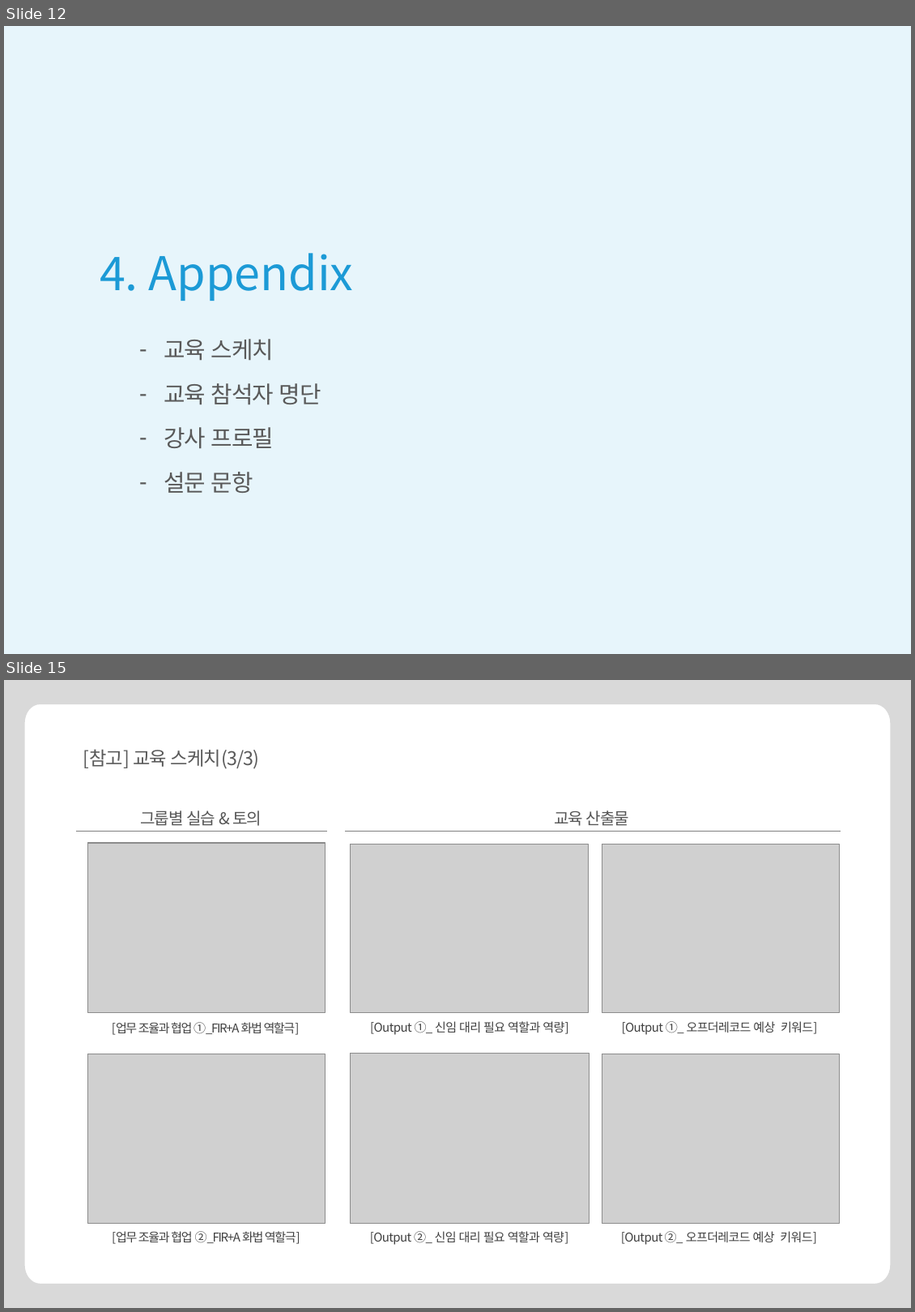
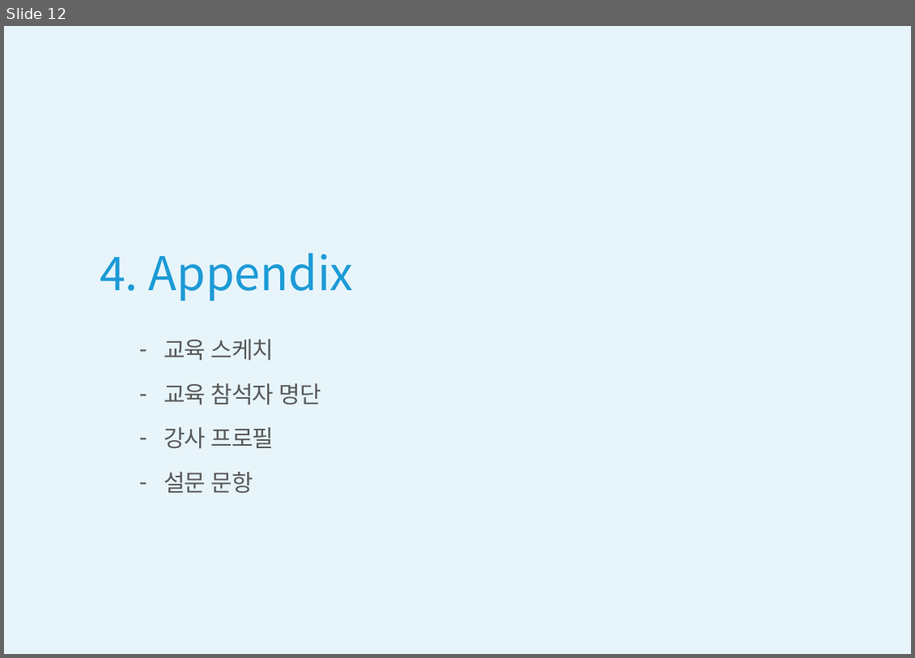
Before and after one commit to qkrtlwls123-a11y/Lam-automation, a slide deck: kai-template.pptx. Shown one above the other, each under a label of ours: slides 12 and 15 before the commit, slide 12 after it; the slides between them are not shown. The pictures are 915x1312 and 915x658 pixels, drawn with LibreOffice and Linux fonts; fonts in the diff are those of the drawing; grey boxes stand for pictures. Boxes give left, top, right and bottom in pixels: in the first picture for what was removed or moved away, otherwise in the second. Text is boxed around its words. In the diff, an @@ line names an element or a change of style, - is before the commit and + after.

```diff
--- a/kai-template.pptx
+++ b/kai-template.pptx
@@ slide 15 removed at (x1=4, y1=680, x2=911, y2=1308), background #FFFFFF @@
@@ freeform shape removed at (x1=4, y1=680, x2=911, y2=1308) @@
@@ title removed at (x1=83, y1=749, x2=259, y2=769) @@
-[참고] 교육 스케치(3/3)
@@ text removed at (x1=140, y1=810, x2=262, y2=826) @@
-그룹별 실습 & 토의
@@ text removed at (x1=554, y1=810, x2=629, y2=826) @@
-교육 산출물
@@ line removed from (76, 831) to (327, 831) @@
@@ picture removed at (x1=87, y1=844, x2=326, y2=1014) @@
@@ line removed from (345, 831) to (841, 831) @@
@@ picture removed at (x1=351, y1=844, x2=589, y2=1014) @@
@@ picture removed at (x1=602, y1=844, x2=840, y2=1014) @@
@@ text removed at (x1=112, y1=1022, x2=300, y2=1035) @@
-[업무 조율과 협업 ①_FIR+A 화법 역할극]
@@ text removed at (x1=370, y1=1021, x2=569, y2=1035) @@
-[Output ①_ 신임 대리 필요 역할과 역량]
@@ text removed at (x1=622, y1=1021, x2=818, y2=1035) @@
-[Output ①_ 오프더레코드 예상 키워드]
@@ picture removed at (x1=87, y1=1054, x2=326, y2=1224) @@
@@ picture removed at (x1=351, y1=1053, x2=590, y2=1224) @@
@@ picture removed at (x1=602, y1=1054, x2=840, y2=1224) @@
@@ text removed at (x1=112, y1=1231, x2=300, y2=1244) @@
-[업무 조율과 협업 ②_FIR+A 화법 역할극]
@@ text removed at (x1=370, y1=1231, x2=569, y2=1245) @@
-[Output ②_ 신임 대리 필요 역할과 역량]
@@ text removed at (x1=621, y1=1231, x2=817, y2=1245) @@
-[Output ②_ 오프더레코드 예상 키워드]
```
Also in this commit, not shown: 8 slides changed, 4 slides added, 3 other slides removed, 1 other file.
